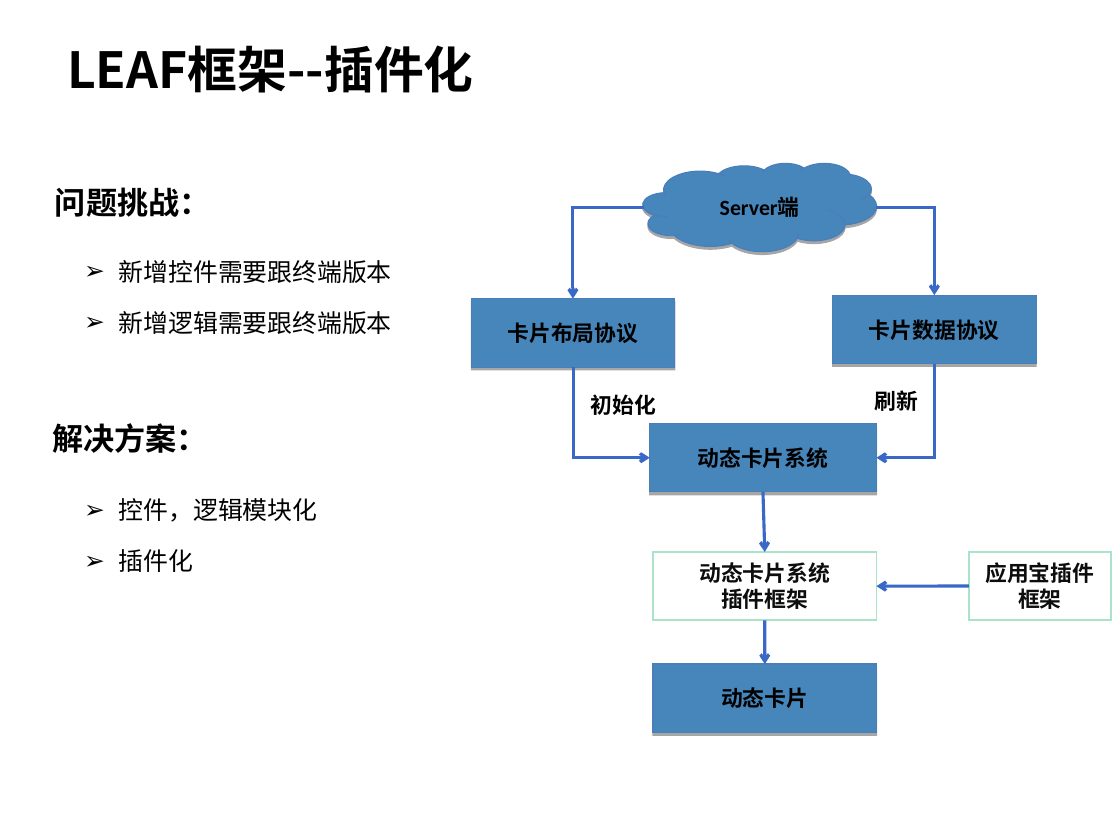
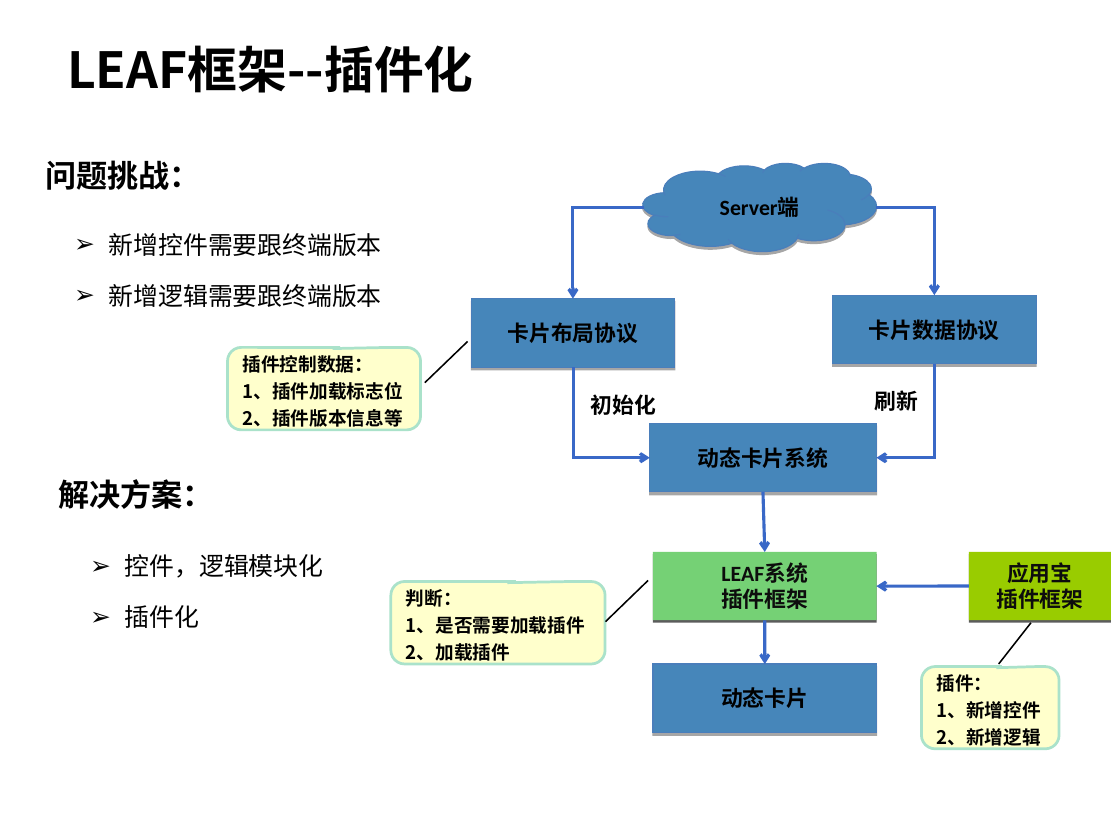
Before and after one commit to hamlingong/data, a slide deck: slide 13 of promote/深圳合肥大连组_hamlingong(龚海龙).ppt. Drawn at 1120x840 pixels with LibreOffice and Linux fonts; fonts in the diff are those of the drawing; background and template pictures are left out. Boxes give left, top, right and bottom in pixels: in the first picture for what was removed or moved away, otherwise in the second. Text is boxed around its words. In the diff, an @@ line names an element or a change of style, - is before the commit and + after.

```diff
--- a/promote/深圳合肥大连组_hamlingong(龚海龙).ppt
+++ b/promote/深圳合肥大连组_hamlingong(龚海龙).ppt
@@ text "问题挑战：": place and size @@
-text "问题挑战：" at (55, 187, 211, 217)
+text "问题挑战：" at (45, 160, 201, 190)
@@ text "新增控件需要跟终端版本": place and size @@
-text "新增控件需要跟终端版本" at (119, 260, 392, 334)
+text "新增控件需要跟终端版本" at (109, 233, 382, 307)
@@ rounded speech box added at (227, 347, 420, 430), fill #FFFFCC, outline #AAE2CA 1.76 pt, 12 pt, text #000000, bold @@
+插件控制数据：
+1、插件加载标志位
+2、插件版本信息等
@@ line added from (468, 342) to (424, 383), #000000 0.99 pt @@
@@ text "解决方案：": place and size @@
-text "解决方案：" at (52, 423, 208, 453)
+text "解决方案：" at (58, 479, 214, 509)
@@ text "控件，逻辑模块化": place and size @@
-text "控件，逻辑模块化" at (119, 498, 317, 572)
+text "控件，逻辑模块化" at (125, 554, 323, 628)
@@ rectangle "LEAF系统" at (653, 552, 877, 620): fill #FFFFFF to #75D175; outline #AAE2CA 0.99 pt to none; shadow on @@
@@ text in rectangle at (721, 565, 807, 590): text changed @@
-动态卡片系统
+LEAF系统
@@ rectangle "应用宝" at (969, 552, 1111, 620): fill #FFFFFF to #99CC00; outline #AAE2CA 0.99 pt to none; shadow on @@
@@ text in rectangle at (996, 562, 1083, 609): text changed @@
-应用宝插件框架
+应用宝
+插件框架
@@ rounded speech box added at (391, 581, 605, 664), fill #FFFFCC, outline #AAE2CA 1.76 pt, 12 pt, text #000000, bold @@
+判断：
+1、是否需要加载插件
+2、加载插件
@@ line added from (648, 580) to (606, 622), #000000 0.99 pt @@
@@ line added from (1030, 623) to (999, 664), #000000 0.99 pt @@
@@ rounded speech box added at (922, 666, 1060, 748), fill #FFFFCC, outline #AAE2CA 1.76 pt, 12 pt, text #000000, bold @@
+插件：
+1、新增控件
+2、新增逻辑
```
Also in this commit, not shown: 15 other slides changed, 1 other file.
